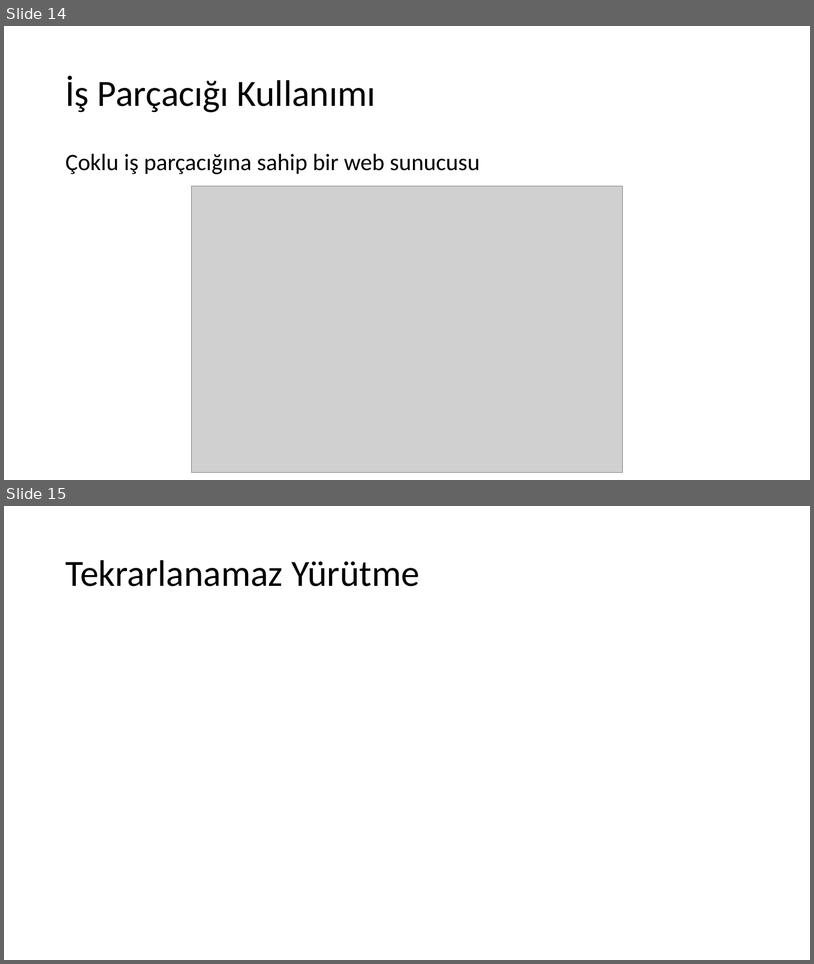
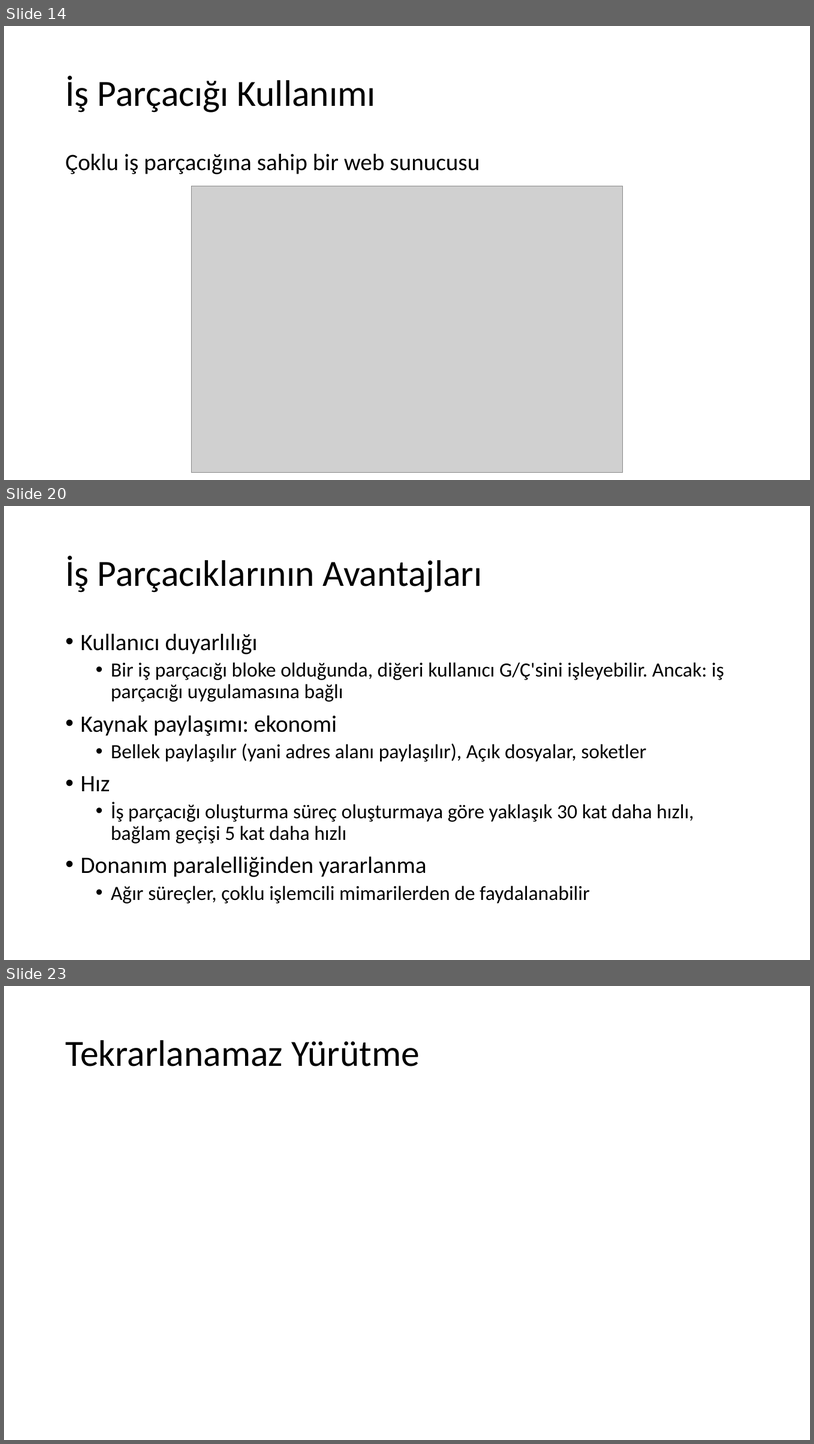
Before and after one commit to sercankulcu/sercankulcu.github.io, a slide deck: assets/teaching/os/2_Bolum_2_Surecler.pptx. Shown one above the other, each under a label of ours: slides 14 and 15 before the commit, slides 14, 20 and 23 after it; the slides between them are not shown. The pictures are 814x964 and 814x1444 pixels, drawn with LibreOffice and Linux fonts; fonts in the diff are those of the drawing; grey boxes stand for pictures. Boxes give left, top, right and bottom in pixels: in the first picture for what was removed or moved away, otherwise in the second. Text is boxed around its words. In the diff, an @@ line names an element or a change of style, - is before the commit and + after.

```diff
--- a/assets/teaching/os/2_Bolum_2_Surecler.pptx
+++ b/assets/teaching/os/2_Bolum_2_Surecler.pptx
@@ slide 20 added at box(4, 506, 810, 960), background #FFFFFF @@
@@ title added at box(65, 555, 482, 592), 44 pt, text #000000 @@
+İş Parçacıklarının Avantajları
@@ text added at box(81, 633, 725, 903), 24 pt, text #000000 @@
+• Kullanıcı duyarlılığı
+  • Bir iş parçacığı bloke olduğunda, diğeri kullanıcı G/Ç'sini işleyebilir. Ancak: iş parçacığı uygulamasına bağlı
+• Kaynak paylaşımı: ekonomi
+  • Bellek paylaşılır (yani adres alanı paylaşılır), Açık dosyalar, soketler
+• Hız
+  • İş parçacığı oluşturma süreç oluşturmaya göre yaklaşık 30 kat daha hızlı, bağlam geçişi 5 kat daha hızlı
+• Donanım paralelliğinden yararlanma
+  • Ağır süreçler, çoklu işlemcili mimarilerden de faydalanabilir
@@ what was slide 15 is now slide 23 @@
```
Also in this commit, not shown: 7 other slides added, 1 other file.
